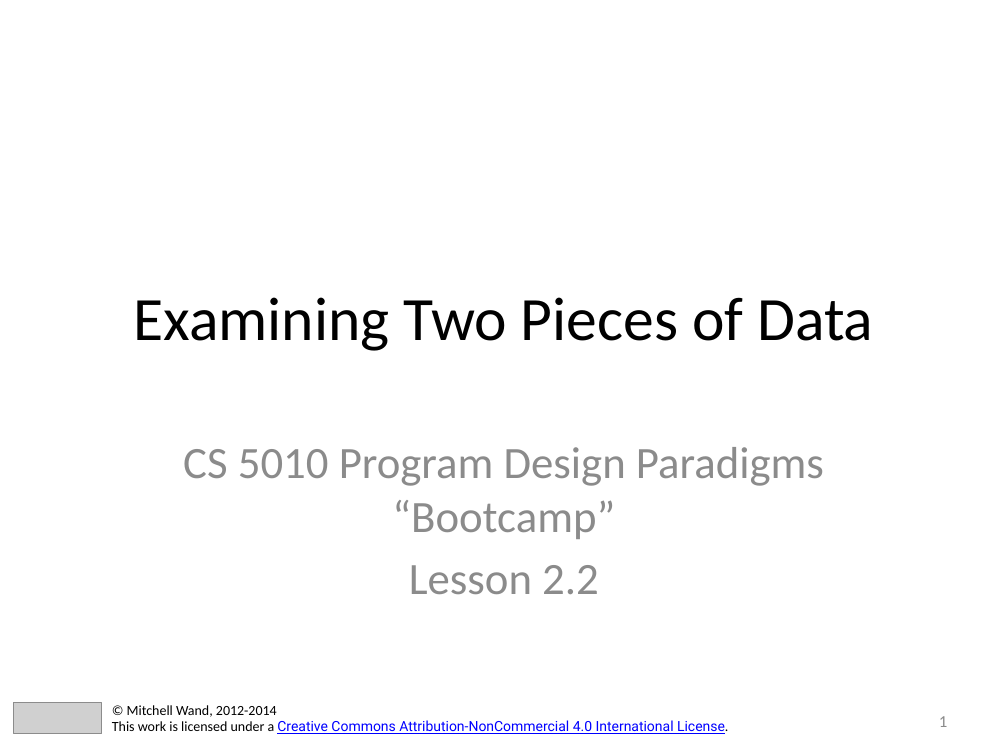
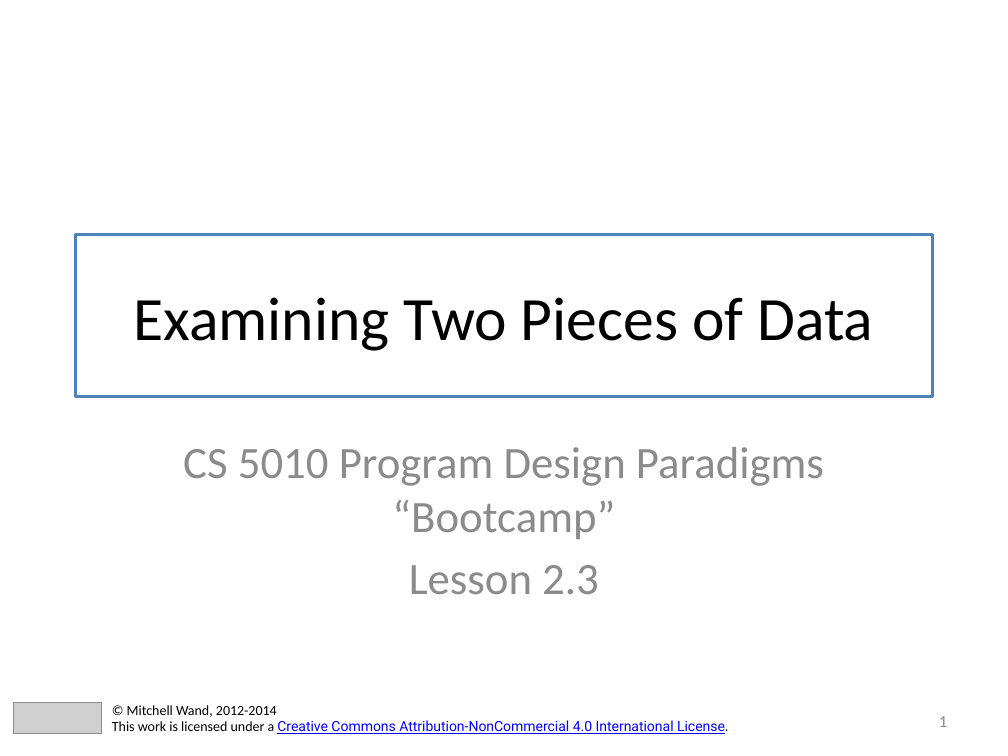
Before and after one commit to mwand/cs5010f16, a slide deck: slide 1 of Slides/Lesson 2.3 Examining More than One Value.pptx. Drawn at 1008x756 pixels with LibreOffice and Linux fonts; fonts in the diff are those of the drawing; grey boxes stand for pictures. Boxes give left, top, right and bottom in pixels: in the first picture for what was removed or moved away, otherwise in the second. Text is boxed around its words. In the diff, an @@ line names an element or a change of style, - is before the commit and + after.

Commit message:
working on Lessons through 2.3

```diff
--- a/Slides/Lesson 2.3 Examining More than One Value.pptx
+++ b/Slides/Lesson 2.3 Examining More than One Value.pptx
@@ title "Examining Two Pieces of Data": place and size @@
-title "Examining Two Pieces of Data" at [133,297,873,351]
+title "Examining Two Pieces of Data" at [76,235,932,397]
@@ title "Examining Two Pieces of Data" at [76,235,932,397]: outline none to #4F81BD 2.25 pt @@
@@ subtitle at [409,565,599,594]: text changed @@
-Lesson 2.2
+Lesson 2.3
```
Also in this commit, not shown: 24 other files.
